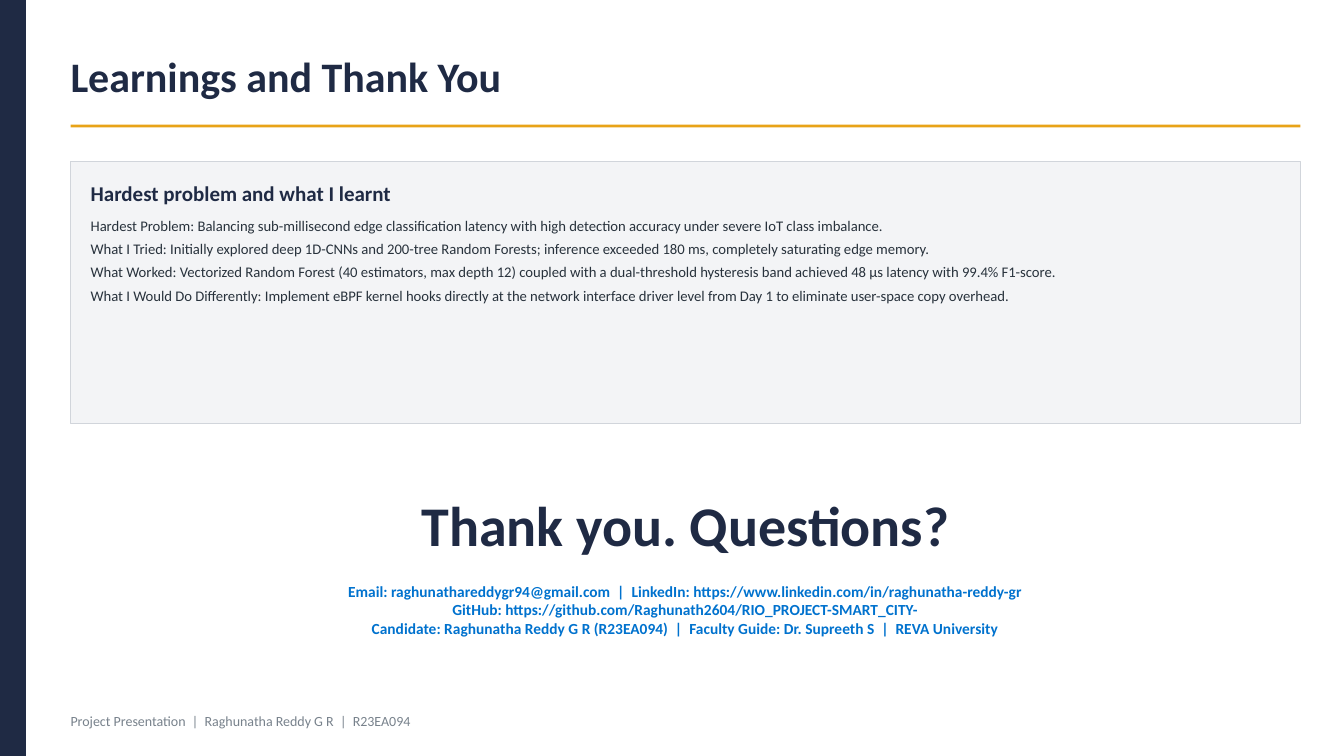
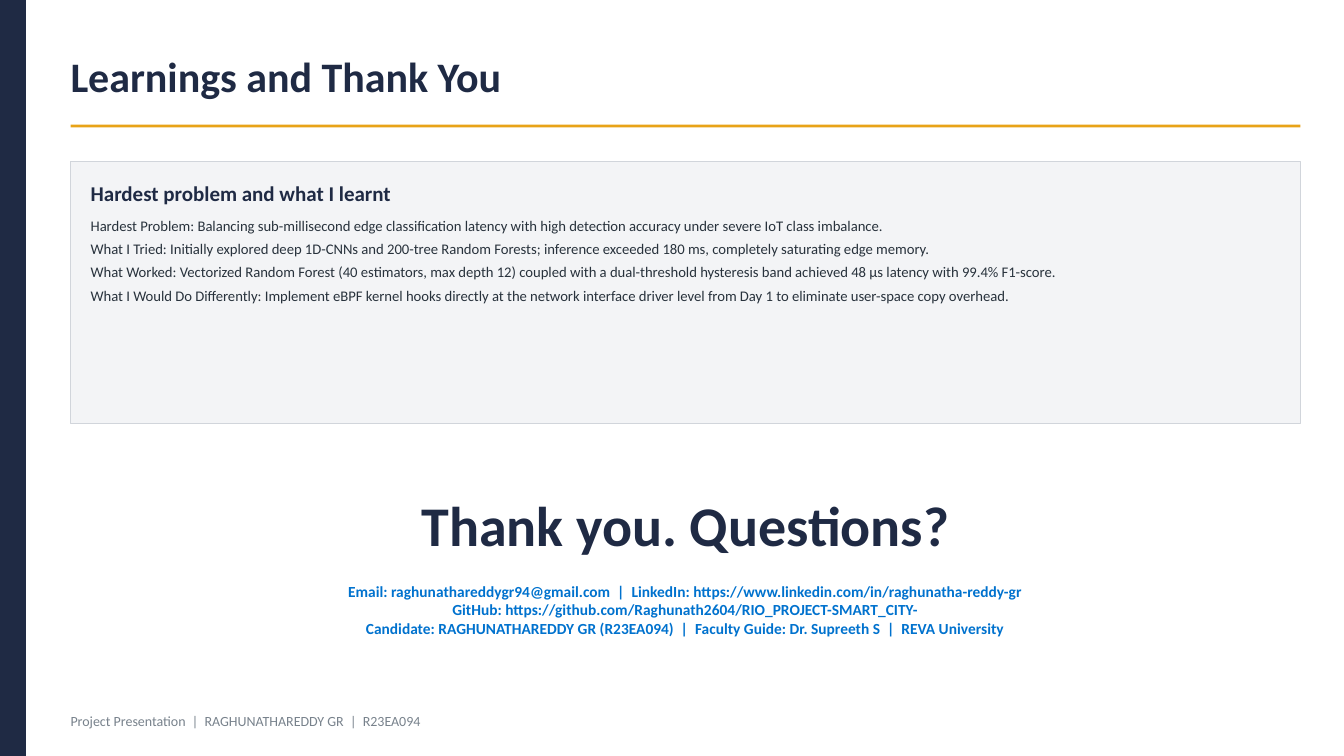
Before and after one commit to Raghunath2604/RIO_PROJECT-SMART_CITY-, a slide deck: slide 12 of docs/Project_Presentation_R23EA094.pptx. Drawn at 1344x756 pixels with LibreOffice and Linux fonts; fonts in the diff are those of the drawing. Boxes give left, top, right and bottom in pixels: in the first picture for what was removed or moved away, otherwise in the second. Text is boxed around its words. In the diff, an @@ line names an element or a change of style, - is before the commit and + after.

Commit message:
docs: update candidate details to RAGHUNATHAREDDY GR, 7TH SEM, B.Tech CSE (AIML)

```diff
--- a/docs/Project_Presentation_R23EA094.pptx
+++ b/docs/Project_Presentation_R23EA094.pptx
@@ text at [348,586,1021,637]: text changed @@
-Email: raghunathareddygr94@gmail.com | LinkedIn: https://www.linkedin.com/in/raghunatha-reddy-gr
-GitHub: https://github.com/Raghunath2604/RIO_PROJECT-SMART_CITY-
-Candidate: Raghunatha Reddy G R (R23EA094) | Faculty Guide: Dr. Supreeth S | REVA University
+Email: raghunathareddygr94@gmail.com | LinkedIn: https://www.linkedin.com/in/raghunatha-reddy-gr
+GitHub: https://github.com/Raghunath2604/RIO_PROJECT-SMART_CITY-
+Candidate: RAGHUNATHAREDDY GR (R23EA094) | Faculty Guide: Dr. Supreeth S | REVA University
@@ text at [71,716,421,729]: text changed @@
-Project Presentation | Raghunatha Reddy G R | R23EA094
+Project Presentation | RAGHUNATHAREDDY GR | R23EA094
```
Also in this commit, not shown: 11 other slides changed, 11 other files.
